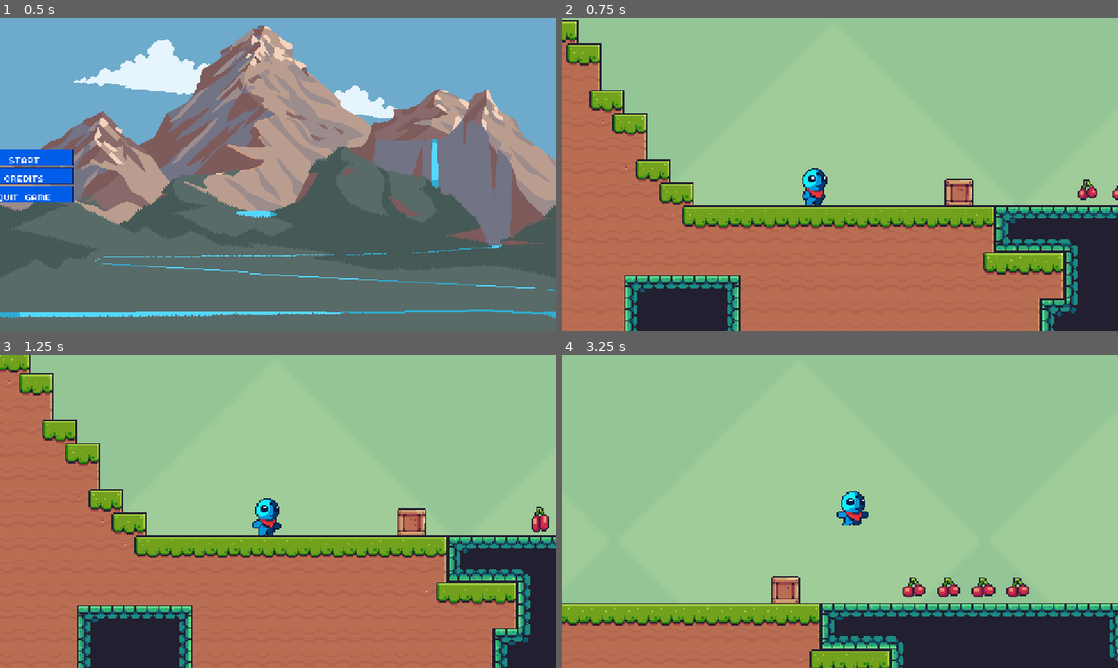
Above: before the commit, frames 1-4 (two rows, left to right).
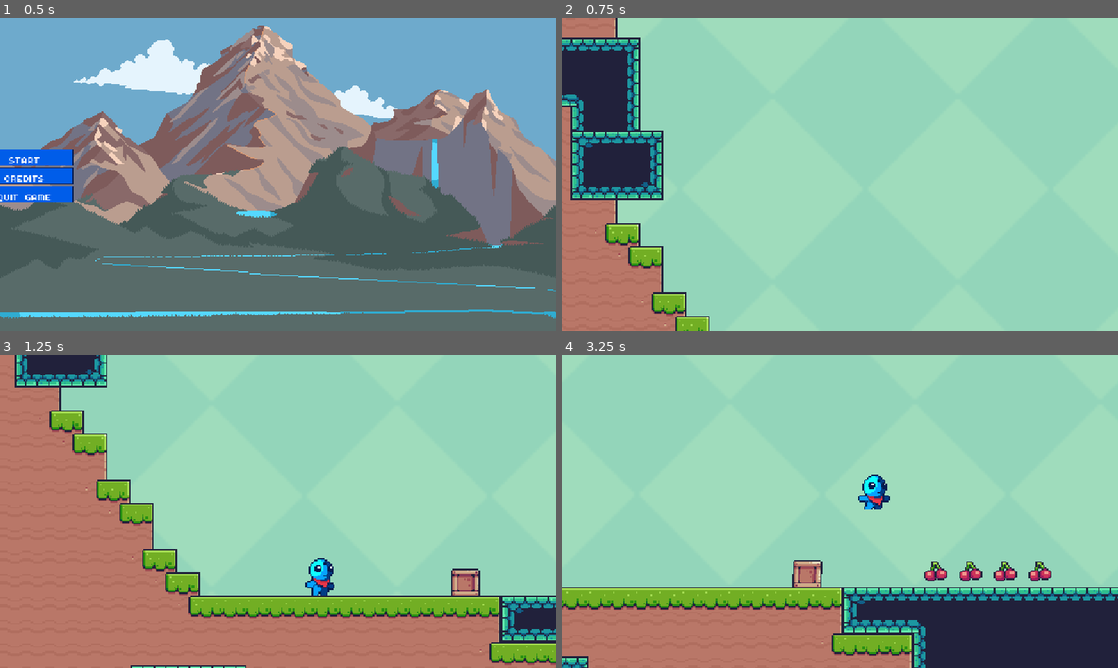
Above: after the commit, the same moments.

Repository: stbrunohenrique/Hack-n-slash
Game: Godot game, scene res://assets/entities/Menu/menu.tscn
The game is run twice, just before and just after one commit, with the same random seed, the same clock (stepped at 60 frames per second) and the same inputs.
Inputs (mouse positions are in pixels of both pictures, inside the frame that each line leads up to):
- Up to frame 1 (0.5 s): no input
- Up to frame 2 (0.75 s): click "START" at 0.5 s
- Up to frame 3 (1.25 s): no input
- Up to frame 4 (3.25 s): tap Enter at 1.25 s; move the mouse to (962, 495) at 1.27 s; press the mouse at (962, 495) at 1.28 s; hold D (right) 1.28-2 s; tap Space (jump) at 1.52, 1.82, 2.85 s; right-click (962, 495) at 1.55 s; release the mouse at (962, 495) at 2 s; drag from (728, 527) to (1045, 561) at 2.02 s; move the mouse to (895, 442) at 2.77 s; press the mouse at (895, 442) at 2.78 s; hold D (right) from 2.78 s (still down)

Frame 1 is identical in both runs. In frame 2, 95% of the frame differs, in the area x 0-100%, y 0-100%; in frame 3, 79%; in frame 4, 88%.

Commit message:
Checkpoint e afins
- Adicionada cena de checkpoint (Falta fazer setar o respawn nela)
- Iluminação melhorada
- Subviewport
- Inimigo na cena principal (Ele tá sumindo do mapa socorro)
- Alteração no script da câmera

Diff:
--- a/assets/camera/camera.gd
+++ b/assets/camera/camera.gd
@@ -1,6 +1,8 @@
 extends Camera2D
 
 @export var Player: Player
+
+var actualCamPos: Vector2
 
 var cameraZoomLock = self.zoom
 var targetZoom = Vector2(2, 2)
@@ -10,7 +12,7 @@
 var facingRight: bool = true
 var neutralPositionR = Vector2(20, 0)
 var neutralPositionL = Vector2(-20, 0)
-var mousePos = get_local_mouse_position()
+var mousePos: Vector2
 
 signal send_mouse_pos(pos: Vector2)
 
@@ -20,14 +22,26 @@
 
 
 func _process(delta):
-	position = get_node("../Player").position
+	actualCamPos = actualCamPos.lerp($"../Player".global_position, delta * 5)
 	mousePos = get_local_mouse_position()
-	if facingRight:
-		self.offset = lerp(offset, neutralPositionR, 0.02)
-	elif !facingRight:
-		self.offset = lerp(offset, neutralPositionL, 0.02)
 
 	emit_signal("send_mouse_pos", mousePos)
+
+	# Distância entre o pixel perfect mais próximo e a posição atual da câmera
+	var camSubpixelOffset = actualCamPos.round() - actualCamPos
+
+	# Envia esse valor pro shader
+	get_parent().get_parent().get_parent().material.set_shader_parameter("cam_offset", camSubpixelOffset)
+
+	# Posição da câmera
+	global_position = actualCamPos.round()
+
+
+func _physics_process(delta):
+	if facingRight:
+		offset = lerp(offset, neutralPositionR, 0.02)
+	elif !facingRight:
+		offset = lerp(offset, neutralPositionL, 0.02)
 
 
 func _on_player_max_velocity_reached(wasReached: bool) -> void:
--- a/assets/entities/Enemy/inimigo.gd
+++ b/assets/entities/Enemy/inimigo.gd
@@ -19,10 +19,28 @@
 var knockbackForce = 200
 var isRoaming: bool = true
 
+@onready var anim = $AnimatedSprite2D
+
+
 func _process(delta):
 	gravityHandling(delta)
 	move(delta)
+	handlingAnimation()
 	move_and_slide()
+
+func handlingAnimation():
+	if abs(velocity.x) > 0:
+		anim.play("walk")
+	elif abs(velocity.x) < 0.2:
+		anim.play("idle")
+	if takingDamage:
+		anim.play("hurt")
+	if velocity.x > 0:
+		anim.flip_h = false
+	else:
+		anim.flip_h = true
+	if dealingDamage:
+		anim.play("attack")
 
 func move(delta):
 	if !dead:
@@ -46,3 +64,9 @@
 func choose(array):
 	array.shuffle()
 	return array.front()
+
+func dealdamage():
+	dealingDamage = true
+	#PlayerVariables.hp -= damage
+	dealingDamage = false
+	velocity.x = 0
--- a/assets/entities/Enemy/inimigo.tscn
+++ b/assets/entities/Enemy/inimigo.tscn
@@ -1,11 +1,28 @@
-[gd_scene load_steps=30 format=3 uid="uid://nmdjdg0h4s8p"]
+[gd_scene load_steps=35 format=3 uid="uid://nmdjdg0h4s8p"]
 
 [ext_resource type="Script" uid="uid://6rsa7h8nf8x" path="res://assets/entities/Enemy/inimigo.gd" id="1_8nda6"]
 [ext_resource type="Texture2D" uid="uid://coooe1fwb62mx" path="res://assets/visual/sprites/Tiny Monsters/2 Owlet_Monster/Owlet_Monster_Hurt_4.png" id="2_bpqnb"]
+[ext_resource type="Texture2D" uid="uid://dlqe5k325uq5y" path="res://assets/visual/sprites/Tiny Monsters/2 Owlet_Monster/Owlet_Monster_Attack1_4.png" id="2_pus7w"]
 [ext_resource type="Texture2D" uid="uid://cq4ocwwfeslio" path="res://assets/visual/sprites/Tiny Monsters/2 Owlet_Monster/Owlet_Monster_Idle_4.png" id="3_pus7w"]
 [ext_resource type="Texture2D" uid="uid://c0pcxrununxg4" path="res://assets/visual/sprites/Tiny Monsters/2 Owlet_Monster/Owlet_Monster_Jump_8.png" id="4_cq1xg"]
 [ext_resource type="Texture2D" uid="uid://b2feyobbj4na6" path="res://assets/visual/sprites/Tiny Monsters/2 Owlet_Monster/Owlet_Monster_Walk_6.png" id="5_nobig"]
 
+[sub_resource type="AtlasTexture" id="AtlasTexture_cq1xg"]
+atlas = ExtResource("2_pus7w")
+region = Rect2(0, 0, 32, 32)
+
+[sub_resource type="AtlasTexture" id="AtlasTexture_nobig"]
+atlas = ExtResource("2_pus7w")
+region = Rect2(32, 0, 32, 32)
+
+[sub_resource type="AtlasTexture" id="AtlasTexture_ixogg"]
+atlas = ExtResource("2_pus7w")
+region = Rect2(64, 0, 32, 32)
+
+[sub_resource type="AtlasTexture" id="AtlasTexture_lx68f"]
+atlas = ExtResource("2_pus7w")
+region = Rect2(96, 0, 32, 32)
+
 [sub_resource type="AtlasTexture" id="AtlasTexture_1ndcf"]
 atlas = ExtResource("2_bpqnb")
 region = Rect2(0, 0, 32, 32)
@@ -98,6 +115,23 @@
 animations = [{
 "frames": [{
 "duration": 1.0,
+"texture": SubResource("AtlasTexture_cq1xg")
+}, {
+"duration": 1.0,
+"texture": SubResource("AtlasTexture_nobig")
+}, {
+"duration": 1.0,
+"texture": SubResource("AtlasTexture_ixogg")
+}, {
+"duration": 1.0,
+"texture": SubResource("AtlasTexture_lx68f")
+}],
+"loop": false,
+"name": &"attack",
+"speed": 5.0
+}, {
+"frames": [{
+"duration": 1.0,
 "texture": SubResource("AtlasTexture_1ndcf")
 }, {
 "duration": 1.0,
@@ -109,7 +143,7 @@
 "duration": 1.0,
 "texture": SubResource("AtlasTexture_ghrb5")
 }],
-"loop": true,
+"loop": false,
 "name": &"hurt",
 "speed": 5.0
 }, {
@@ -155,7 +189,7 @@
 "duration": 1.0,
 "texture": SubResource("AtlasTexture_1falu")
 }],
-"loop": true,
+"loop": false,
 "name": &"jump",
 "speed": 12.0
 }, {
@@ -186,20 +220,29 @@
 [sub_resource type="RectangleShape2D" id="RectangleShape2D_lx68f"]
 size = Vector2(15, 25)
 
-[node name="inimigo" type="CharacterBody2D"]
+[node name="inimigo" type="CharacterBody2D" groups=["Enemy"]]
 script = ExtResource("1_8nda6")
 
 [node name="AnimatedSprite2D" type="AnimatedSprite2D" parent="."]
 texture_filter = 1
 sprite_frames = SubResource("SpriteFrames_ixogg")
-animation = &"jump"
-frame = 4
-frame_progress = 0.858247
-
-[node name="Collision" type="CollisionShape2D" parent="."]
+animation = &"attack"
+autoplay = "idle"
+
+[node name="Collision" type="CollisionShape2D" parent="." groups=["Enemy"]]
 position = Vector2(-0.5, -0.5)
 shape = SubResource("RectangleShape2D_lx68f")
 
 [node name="DirectionTimer" type="Timer" parent="."]
 
+[node name="LeftRay" type="RayCast2D" parent="."]
+target_position = Vector2(-30, 0)
+
+[node name="RightRay" type="RayCast2D" parent="."]
+target_position = Vector2(30, 0)
+
+[node name="AttackTimer" type="Timer" parent="."]
+wait_time = 1.5
+one_shot = true
+
 [connection signal="timeout" from="DirectionTimer" to="." method="_on_direction_timer_timeout"]
--- a/assets/entities/Menu/menu.gd
+++ b/assets/entities/Menu/menu.gd
@@ -12,7 +12,7 @@
 
 
 func _on_start_btn_pressed() -> void:
-	get_tree().change_scene_to_file("res://assets/levels/testlevel.tscn")
+	get_tree().change_scene_to_file("res://assets/levels/00/main.tscn")
 
 
 func _on_credits_btn_pressed() -> void:
--- a/assets/entities/Platforms/platform.tscn
+++ b/assets/entities/Platforms/platform.tscn
@@ -160,6 +160,7 @@
 collision_mask = 5
 
 [node name="TileMapLayer" type="TileMapLayer" parent="."]
+texture_filter = 1
 tile_map_data = PackedByteArray(0, 0, 0, 0, 0, 0, 0, 0, 12, 0, 4, 0, 0, 0, 1, 0, 0, 0, 0, 0, 14, 0, 4, 0, 0, 0)
 tile_set = SubResource("TileSet_pgsfo")
 
--- a/assets/entities/Player/player.gd
+++ b/assets/entities/Player/player.gd
@@ -43,6 +43,7 @@
 var maxHP: int = 3
 var hp: int = 3
 var lifeCount: int = 3
+var isDead = false
 
 
 #INFO Its all mine, don't touch
@@ -101,6 +102,7 @@
 signal max_velocity_reached(wasReached: bool)
 signal current_position(pos: Vector2)
 signal hit
+signal death()
 
 
 func hook_shot():
@@ -129,9 +131,25 @@
 
 	animScaleLock.x = anim.scale.x
 
+	isDead = false
+
 func _process(delta: float) -> void:
 	if attackTap and !isAttacking:
 		handlingAttack()
+	handlingAnimation()
+
+func _input(event: InputEvent) -> void:
+	if event.is_action_pressed("attack"):
+		if isAttacking:
+			comboRequested = true
+
+func _physics_process(delta: float) -> void:
+	player_movement(delta)
+	hook_shot()
+	emit_signal("current_position", global_position)
+	respawn()
+
+func handlingAnimation():
 	#INFO Handling animation scale
 	if velocity.x > 0:
 		anim.scale.x = animScaleLock.x
@@ -160,21 +178,10 @@
 		if abs(velocity.y) > 0 or !is_on_floor():
 			anim.play("jump")
 
-func _input(event: InputEvent) -> void:
-	if event.is_action_pressed("attack"):
-		if isAttacking:
-			comboRequested = true
-
-func _physics_process(delta: float) -> void:
-	player_movement(delta)
-	hook_shot()
-	emit_signal("current_position", global_position)
-	respawn()
-
 func respawn():
 	if position.x < 254:
 		input_pause(1)
-		await get_tree().create_timer(1)
+		await get_tree().create_timer(1).timeout
 		position = $"../Level/Marker2D".position
 
 func player_movement(delta):
@@ -400,3 +407,11 @@
 			await $AnimatedSprite2D.animation_finished
 
 	isAttacking = false
+
+func handlingDamage():
+	if hp < 0:
+		hp = 0
+
+	if hp == 0:
+		isDead = true
+		emit_signal("death")
--- /dev/null
+++ b/assets/levels/00/main.tscn
@@ -0,0 +1,36 @@
+[gd_scene load_steps=4 format=3 uid="uid://6ybwlkvbmbtp"]
+
+[ext_resource type="PackedScene" uid="uid://d3vv4cyfbhopx" path="res://assets/levels/testlevel.tscn" id="1_0b3hq"]
+[ext_resource type="Shader" uid="uid://ns2o2waqvkfs" path="res://assets/levels/00/subviewshader.gdshader" id="1_vg76f"]
+
+[sub_resource type="ShaderMaterial" id="ShaderMaterial_xd5g4"]
+shader = ExtResource("1_vg76f")
+shader_parameter/cam_offset = Vector2(0, 0)
+
+[node name="Main" type="Node2D"]
+
+[node name="SubViewportContainer" type="SubViewportContainer" parent="."]
+texture_filter = 1
+material = SubResource("ShaderMaterial_xd5g4")
+offset_right = 40.0
+offset_bottom = 40.0
+
+[node name="SubViewport" type="SubViewport" parent="SubViewportContainer"]
+handle_input_locally = false
+size = Vector2i(1152, 648)
+size_2d_override = Vector2i(1152, 648)
+render_target_update_mode = 4
+
+[node name="Testlevel" parent="SubViewportContainer/SubViewport" instance=ExtResource("1_0b3hq")]
+
+[node name="CanvasModulate" type="CanvasModulate" parent="."]
+color = Color(0, 0.0784314, 0.239216, 1)
+
+[node name="DirectionalLight2D" type="DirectionalLight2D" parent="."]
+range_item_cull_mask = 7
+shadow_enabled = true
+shadow_color = Color(0.0741409, 0.132429, 0.0105408, 0.52549)
+shadow_filter = 1
+shadow_filter_smooth = 8.5
+shadow_item_cull_mask = 7
+height = 0.45
--- /dev/null
+++ b/assets/levels/00/subviewshader.gdshader
@@ -0,0 +1,16 @@
+shader_type canvas_item;
+
+uniform vec2 cam_offset = vec2(0.0, 0.0);
+
+void vertex() {
+	VERTEX += cam_offset;
+}
+
+void fragment() {
+	// Called for every pixel the material is visible on.
+}
+
+//void light() {
+//	// Called for every pixel for every light affecting the CanvasItem.
+//	// Uncomment to replace the default light processing function with this one.
+//}
--- /dev/null
+++ b/assets/levels/testlevel.gd
@@ -0,0 +1,6 @@
+extends Node2D
+
+func _ready() -> void:
+	if Engine.is_editor_hint():
+		#I'm in the editor
+		$ParallaxBG.visible = false
--- a/assets/levels/testlevel.tscn
+++ b/assets/levels/testlevel.tscn
@@ -1,13 +1,17 @@
-[gd_scene load_steps=18 format=4 uid="uid://d3vv4cyfbhopx"]
+[gd_scene load_steps=22 format=4 uid="uid://d3vv4cyfbhopx"]
 
 [ext_resource type="PackedScene" uid="uid://dvgts4rvi1s15" path="res://assets/stuffs/box.tscn" id="1_f2ovr"]
 [ext_resource type="Texture2D" uid="uid://cfw4587vjjkmd" path="res://assets/visual/sprites/Tilesets/Terrain/Terrain (16x16).png" id="1_f7che"]
+[ext_resource type="Script" uid="uid://dlmyjqihh1ade" path="res://assets/levels/testlevel.gd" id="1_ot6a7"]
 [ext_resource type="PackedScene" uid="uid://b75fn5nj0xbo6" path="res://assets/stuffs/cherry.tscn" id="2_1x0l4"]
 [ext_resource type="PackedScene" uid="uid://dxuw7emdcithi" path="res://assets/entities/Player/player.tscn" id="2_cvbjm"]
 [ext_resource type="Script" uid="uid://bjysknj35prw7" path="res://assets/camera/camera.gd" id="3_f2ovr"]
 [ext_resource type="Script" uid="uid://de0ue7b5nh8v" path="res://assets/levels/00/mouse_position.gd" id="4_cvbjm"]
 [ext_resource type="PackedScene" uid="uid://bm5qxw2cpfx3y" path="res://assets/entities/Platforms/platform.tscn" id="4_orrwl"]
 [ext_resource type="Script" uid="uid://dolk1ghkmgd68" path="res://assets/entities/Platforms/platform.gd" id="5_xqu7u"]
+[ext_resource type="PackedScene" uid="uid://b8jmau6xcr4pl" path="res://assets/stuffs/checkpoint.tscn" id="6_aoqmy"]
+[ext_resource type="Script" uid="uid://badyyox1poo16" path="res://assets/stuffs/handlingcheckpoint.gd" id="8_b4jf1"]
+[ext_resource type="PackedScene" uid="uid://nmdjdg0h4s8p" path="res://assets/entities/Enemy/inimigo.tscn" id="9_tfgd3"]
 [ext_resource type="Texture2D" uid="uid://cdv7xafepxeb2" path="res://assets/visual/sprites/Tilesets/Background/Green.png" id="9_x4tki"]
 
 [sub_resource type="TileSetAtlasSource" id="TileSetAtlasSource_6kl7x"]
@@ -515,6 +519,7 @@
 
 [node name="Testlevel" type="Node2D"]
 position = Vector2(0, -64)
+script = ExtResource("1_ot6a7")
 
 [node name="Level" type="Node2D" parent="."]
 
@@ -607,6 +612,17 @@
 &"": SubResource("AnimationLibrary_ot6a7")
 }
 autoplay = "default"
+
+[node name="Flags" type="Node2D" parent="Level"]
+
+[node name="Checkpoint" parent="Level/Flags" instance=ExtResource("6_aoqmy")]
+position = Vector2(2600, 944)
+script = ExtResource("8_b4jf1")
+
+[node name="Enemies" type="Node2D" parent="Level"]
+
+[node name="inimigo" parent="Level/Enemies" instance=ExtResource("9_tfgd3")]
+position = Vector2(1285, 963)
 
 [node name="Player" parent="." instance=ExtResource("2_cvbjm")]
 position = Vector2(516, 453)
@@ -619,6 +635,7 @@
 texture_filter = 1
 position = Vector2(516, 457)
 zoom = Vector2(3, 3)
+process_callback = 0
 limit_left = 250
 limit_smoothed = true
 position_smoothing_enabled = true
@@ -626,23 +643,27 @@
 script = ExtResource("3_f2ovr")
 Player = NodePath("../Player")
 
-[node name="ParallaxBG" type="ParallaxBackground" parent="Camera2D"]
-
-[node name="ParallaxLayer" type="ParallaxLayer" parent="Camera2D/ParallaxBG"]
-motion_scale = Vector2(0.2, 0)
-motion_mirroring = Vector2(256, 0)
-
-[node name="Sprite2D" type="Sprite2D" parent="Camera2D/ParallaxBG/ParallaxLayer"]
+[node name="MousePosition" type="Marker2D" parent="."]
+script = ExtResource("4_cvbjm")
+
+[node name="ParallaxBG" type="Node2D" parent="."]
+z_index = -6
+position = Vector2(384, 448)
+
+[node name="ParallaxLayer" type="Parallax2D" parent="ParallaxBG"]
+scroll_scale = Vector2(0.2, 0.2)
+repeat_size = Vector2(128, 128)
+repeat_times = 10
+
+[node name="Sprite2D" type="Sprite2D" parent="ParallaxBG/ParallaxLayer"]
 texture_filter = 6
-scale = Vector2(4, 4)
+scale = Vector2(2, 2)
 texture = ExtResource("9_x4tki")
 centered = false
 
-[node name="MousePosition" type="Marker2D" parent="."]
-script = ExtResource("4_cvbjm")
-
 [connection signal="break_crate" from="Level/Items/Box" to="Player" method="_on_box_break_crate"]
 [connection signal="get_cherry" from="Level/Items/Cherries/Cherry" to="Player" method="_on_cherry_get_cherry"]
+[connection signal="death" from="Player" to="Level/Flags/Checkpoint" method="_on_player_death"]
 [connection signal="facing_direction_changed" from="Player" to="Camera2D" method="_on_player_facing_direction_changed"]
 [connection signal="max_velocity_reached" from="Player" to="Camera2D" method="_on_player_max_velocity_reached"]
 [connection signal="send_mouse_pos" from="Camera2D" to="Player" method="_on_camera_2d_send_mouse_pos"]
--- a/assets/stuffs/box.tscn
+++ b/assets/stuffs/box.tscn
@@ -89,6 +89,7 @@
 script = ExtResource("1_eydph")
 
 [node name="Sprite2D" type="AnimatedSprite2D" parent="."]
+texture_filter = 1
 sprite_frames = SubResource("SpriteFrames_c6x10")
 animation = &"idle"
 frame_progress = 0.408136
--- /dev/null
+++ b/assets/stuffs/checkpoint.gd
@@ -0,0 +1,18 @@
+extends Area2D
+class_name Flag
+
+@onready var anim = $Animation
+
+var firstTime: bool = true
+
+
+func _physics_process(delta: float) -> void:
+	pass
+
+func _on_body_entered(body: Node2D) -> void:
+	if body.name == "Player" and firstTime:
+		firstTime = false
+		anim.offset.x = 8.5
+		anim.play("flagout")
+		await anim.animation_finished
+		anim.play("flagidle")
--- /dev/null
+++ b/assets/stuffs/checkpoint.tscn
@@ -0,0 +1,305 @@
+[gd_scene load_steps=44 format=3 uid="uid://b8jmau6xcr4pl"]
+
+[ext_resource type="Script" uid="uid://dh7axfok4goqs" path="res://assets/stuffs/checkpoint.gd" id="1_0tawp"]
+[ext_resource type="Texture2D" uid="uid://bjcgbndojvfs7" path="res://assets/visual/sprites/Items/Checkpoints/Checkpoint/Checkpoint (Flag Idle)(64x64).png" id="1_emko8"]
+[ext_resource type="Texture2D" uid="uid://bocksgj3nlypa" path="res://assets/visual/sprites/Items/Checkpoints/Checkpoint/Checkpoint (Flag Out) (64x64).png" id="2_0tawp"]
+[ext_resource type="Texture2D" uid="uid://wjm86o0aguig" path="res://assets/visual/sprites/Items/Checkpoints/Checkpoint/Checkpoint (No Flag).png" id="3_d0ews"]
+
+[sub_resource type="RectangleShape2D" id="RectangleShape2D_emko8"]
+size = Vector2(32, 48)
+
+[sub_resource type="AtlasTexture" id="AtlasTexture_wqcry"]
+atlas = ExtResource("1_emko8")
+region = Rect2(0, 0, 64, 64)
+
+[sub_resource type="AtlasTexture" id="AtlasTexture_dxcpu"]
+atlas = ExtResource("1_emko8")
+region = Rect2(64, 0, 64, 64)
+
+[sub_resource type="AtlasTexture" id="AtlasTexture_xqioj"]
+atlas = ExtResource("1_emko8")
+region = Rect2(128, 0, 64, 64)
+
+[sub_resource type="AtlasTexture" id="AtlasTexture_sdnb7"]
+atlas = ExtResource("1_emko8")
+region = Rect2(192, 0, 64, 64)
+
+[sub_resource type="AtlasTexture" id="AtlasTexture_tif70"]
+atlas = ExtResource("1_emko8")
+region = Rect2(256, 0, 64, 64)
+
+[sub_resource type="AtlasTexture" id="AtlasTexture_jbwby"]
+atlas = ExtResource("1_emko8")
+region = Rect2(320, 0, 64, 64)
+
+[sub_resource type="AtlasTexture" id="AtlasTexture_ubyu0"]
+atlas = ExtResource("1_emko8")
+region = Rect2(384, 0, 64, 64)
+
+[sub_resource type="AtlasTexture" id="AtlasTexture_j0t6g"]
+atlas = ExtResource("1_emko8")
+region = Rect2(448, 0, 64, 64)
+
+[sub_resource type="AtlasTexture" id="AtlasTexture_hv0wy"]
+atlas = ExtResource("1_emko8")
+region = Rect2(512, 0, 64, 64)
+
+[sub_resource type="AtlasTexture" id="AtlasTexture_hcgx1"]
+atlas = ExtResource("1_emko8")
+region = Rect2(576, 0, 64, 64)
+
+[sub_resource type="AtlasTexture" id="AtlasTexture_puhc1"]
+atlas = ExtResource("2_0tawp")
+region = Rect2(0, 0, 64, 64)
+
+[sub_resource type="AtlasTexture" id="AtlasTexture_5ab81"]
+atlas = ExtResource("2_0tawp")
+region = Rect2(64, 0, 64, 64)
+
+[sub_resource type="AtlasTexture" id="AtlasTexture_7q3cq"]
+atlas = ExtResource("2_0tawp")
+region = Rect2(128, 0, 64, 64)
+
+[sub_resource type="AtlasTexture" id="AtlasTexture_mtqei"]
+atlas = ExtResource("2_0tawp")
+region = Rect2(192, 0, 64, 64)
+
+[sub_resource type="AtlasTexture" id="AtlasTexture_kcfn6"]
+atlas = ExtResource("2_0tawp")
+region = Rect2(256, 0, 64, 64)
+
+[sub_resource type="AtlasTexture" id="AtlasTexture_kp3su"]
+atlas = ExtResource("2_0tawp")
+region = Rect2(320, 0, 64, 64)
+
+[sub_resource type="AtlasTexture" id="AtlasTexture_chun2"]
+atlas = ExtResource("2_0tawp")
+region = Rect2(384, 0, 64, 64)
+
+[sub_resource type="AtlasTexture" id="AtlasTexture_y0ob8"]
+atlas = ExtResource("2_0tawp")
+region = Rect2(448, 0, 64, 64)
+
+[sub_resource type="AtlasTexture" id="AtlasTexture_jjvpx"]
+atlas = ExtResource("2_0tawp")
+region = Rect2(512, 0, 64, 64)
+
+[sub_resource type="AtlasTexture" id="AtlasTexture_xgdyy"]
+atlas = ExtResource("2_0tawp")
+region = Rect2(576, 0, 64, 64)
+
+[sub_resource type="AtlasTexture" id="AtlasTexture_eom11"]
+atlas = ExtResource("2_0tawp")
+region = Rect2(640, 0, 64, 64)
+
+[sub_resource type="AtlasTexture" id="AtlasTexture_uqtms"]
+atlas = ExtResource("2_0tawp")
+region = Rect2(704, 0, 64, 64)
+
+[sub_resource type="AtlasTexture" id="AtlasTexture_8eby4"]
+atlas = ExtResource("2_0tawp")
+region = Rect2(768, 0, 64, 64)
+
+[sub_resource type="AtlasTexture" id="AtlasTexture_60gcm"]
+atlas = ExtResource("2_0tawp")
+region = Rect2(832, 0, 64, 64)
+
+[sub_resource type="AtlasTexture" id="AtlasTexture_5h66t"]
+atlas = ExtResource("2_0tawp")
+region = Rect2(896, 0, 64, 64)
+
+[sub_resource type="AtlasTexture" id="AtlasTexture_wgs7y"]
+atlas = ExtResource("2_0tawp")
+region = Rect2(960, 0, 64, 64)
+
+[sub_resource type="AtlasTexture" id="AtlasTexture_7xnmd"]
+atlas = ExtResource("2_0tawp")
+region = Rect2(1024, 0, 64, 64)
+
+[sub_resource type="AtlasTexture" id="AtlasTexture_4u3pu"]
+atlas = ExtResource("2_0tawp")
+region = Rect2(1088, 0, 64, 64)
+
+[sub_resource type="AtlasTexture" id="AtlasTexture_sehli"]
+atlas = ExtResource("2_0tawp")
+region = Rect2(1152, 0, 64, 64)
+
+[sub_resource type="AtlasTexture" id="AtlasTexture_45o6k"]
+atlas = ExtResource("2_0tawp")
+region = Rect2(1216, 0, 64, 64)
+
+[sub_resource type="AtlasTexture" id="AtlasTexture_6jpfe"]
+atlas = ExtResource("2_0tawp")
+region = Rect2(1280, 0, 64, 64)
+
+[sub_resource type="AtlasTexture" id="AtlasTexture_nfhx2"]
+atlas = ExtResource("2_0tawp")
+region = Rect2(1344, 0, 64, 64)
+
+[sub_resource type="AtlasTexture" id="AtlasTexture_d0b5a"]
+atlas = ExtResource("2_0tawp")
+region = Rect2(1408, 0, 64, 64)
+
+[sub_resource type="AtlasTexture" id="AtlasTexture_uhlge"]
+atlas = ExtResource("2_0tawp")
+region = Rect2(1472, 0, 64, 64)
+
+[sub_resource type="AtlasTexture" id="AtlasTexture_mkcab"]
+atlas = ExtResource("2_0tawp")
+region = Rect2(1536, 0, 64, 64)
+
+[sub_resource type="AtlasTexture" id="AtlasTexture_tqbx5"]
+atlas = ExtResource("2_0tawp")
+region = Rect2(1600, 0, 64, 64)
+
+[sub_resource type="AtlasTexture" id="AtlasTexture_ehu8e"]
+atlas = ExtResource("3_d0ews")
+region = Rect2(0, 0, 48, 64)
+
+[sub_resource type="SpriteFrames" id="SpriteFrames_4ocw8"]
+animations = [{
+"frames": [{
+"duration": 1.0,
+"texture": SubResource("AtlasTexture_wqcry")
+}, {
+"duration": 1.0,
+"texture": SubResource("AtlasTexture_dxcpu")
+}, {
+"duration": 1.0,
+"texture": SubResource("AtlasTexture_xqioj")
+}, {
+"duration": 1.0,
+"texture": SubResource("AtlasTexture_sdnb7")
+}, {
+"duration": 1.0,
+"texture": SubResource("AtlasTexture_tif70")
+}, {
+"duration": 1.0,
+"texture": SubResource("AtlasTexture_jbwby")
+}, {
+"duration": 1.0,
+"texture": SubResource("AtlasTexture_ubyu0")
+}, {
+"duration": 1.0,
+"texture": SubResource("AtlasTexture_j0t6g")
+}, {
+"duration": 1.0,
+"texture": SubResource("AtlasTexture_hv0wy")
+}, {
+"duration": 1.0,
+"texture": SubResource("AtlasTexture_hcgx1")
+}],
+"loop": true,
+"name": &"flagidle",
+"speed": 20.0
+}, {
+"frames": [{
+"duration": 1.0,
+"texture": SubResource("AtlasTexture_puhc1")
+}, {
+"duration": 1.0,
+"texture": SubResource("AtlasTexture_5ab81")
+}, {
+"duration": 1.0,
+"texture": SubResource("AtlasTexture_7q3cq")
+}, {
+"duration": 1.0,
+"texture": SubResource("AtlasTexture_mtqei")
+}, {
+"duration": 1.0,
+"texture": SubResource("AtlasTexture_kcfn6")
+}, {
+"duration": 1.0,
+"texture": SubResource("AtlasTexture_kp3su")
+}, {
+"duration": 1.0,
+"texture": SubResource("AtlasTexture_chun2")
+}, {
+"duration": 1.0,
+"texture": SubResource("AtlasTexture_y0ob8")
+}, {
+"duration": 1.0,
+"texture": SubResource("AtlasTexture_jjvpx")
+}, {
+"duration": 1.0,
+"texture": SubResource("AtlasTexture_xgdyy")
+}, {
+"duration": 1.0,
+"texture": SubResource("AtlasTexture_eom11")
+}, {
+"duration": 1.0,
+"texture": SubResource("AtlasTexture_uqtms")
+}, {
+"duration": 1.0,
+"texture": SubResource("AtlasTexture_8eby4")
+}, {
+"duration": 1.0,
+"texture": SubResource("AtlasTexture_60gcm")
+}, {
+"duration": 1.0,
+"texture": SubResource("AtlasTexture_5h66t")
+}, {
+"duration": 1.0,
+"texture": SubResource("AtlasTexture_wgs7y")
+}, {
+"duration": 1.0,
+"texture": SubResource("AtlasTexture_7xnmd")
+}, {
+"duration": 1.0,
+"texture": SubResource("AtlasTexture_4u3pu")
+}, {
+"duration": 1.0,
+"texture": SubResource("AtlasTexture_sehli")
+}, {
+"duration": 1.0,
+"texture": SubResource("AtlasTexture_45o6k")
+}, {
+"duration": 1.0,
+"texture": SubResource("AtlasTexture_6jpfe")
+}, {
+"duration": 1.0,
+"texture": SubResource("AtlasTexture_nfhx2")
+}, {
+"duration": 1.0,
+"texture": SubResource("AtlasTexture_d0b5a")
+}, {
+"duration": 1.0,
+"texture": SubResource("AtlasTexture_uhlge")
+}, {
+"duration": 1.0,
+"texture": SubResource("AtlasTexture_mkcab")
+}, {
+"duration": 1.0,
+"texture": SubResource("AtlasTexture_tqbx5")
+}],
+"loop": false,
+"name": &"flagout",
+"speed": 24.0
+}, {
+"frames": [{
+"duration": 1.0,
+"texture": SubResource("AtlasTexture_ehu8e")
+}],
+"loop": true,
+"name": &"no",
+"speed": 5.0
+}]
+
+[node name="Checkpoint" type="Node2D"]
+
+[node name="Area2D" type="Area2D" parent="." groups=["Flag"]]
+script = ExtResource("1_0tawp")
+
+[node name="CollisionShape2D" type="CollisionShape2D" parent="Area2D"]
+position = Vector2(0, 8)
+shape = SubResource("RectangleShape2D_emko8")
+
+[node name="Animation" type="AnimatedSprite2D" parent="Area2D"]
+texture_filter = 1
+sprite_frames = SubResource("SpriteFrames_4ocw8")
+animation = &"flagout"
+autoplay = "no"
+frame = 25
+frame_progress = 1.0
+
+[connection signal="body_entered" from="Area2D" to="Area2D" method="_on_body_entered"]
--- /dev/null
+++ b/assets/stuffs/handlingcheckpoint.gd
@@ -0,0 +1,11 @@
+extends Node2D
+
+var isChecked = false
+
+
+func _ready() -> void:
+	isChecked = false
+
+func _on_player_death() -> void:
+	if $Area2D.firstTime == false:
+		$"../../Marker2D".global_position = global_position
--- a/project.godot
+++ b/project.godot
@@ -23,6 +23,8 @@
 [global_group]
 
 Player=""
+Flag=""
+Enemy=""
 
 [input]
 
Not shown, added: assets/levels/00/subviewshader.gdshader.uid
Not shown, added: assets/levels/testlevel.gd.uid
Not shown, added: assets/stuffs/checkpoint.gd.uid
Not shown, added: assets/stuffs/handlingcheckpoint.gd.uid
